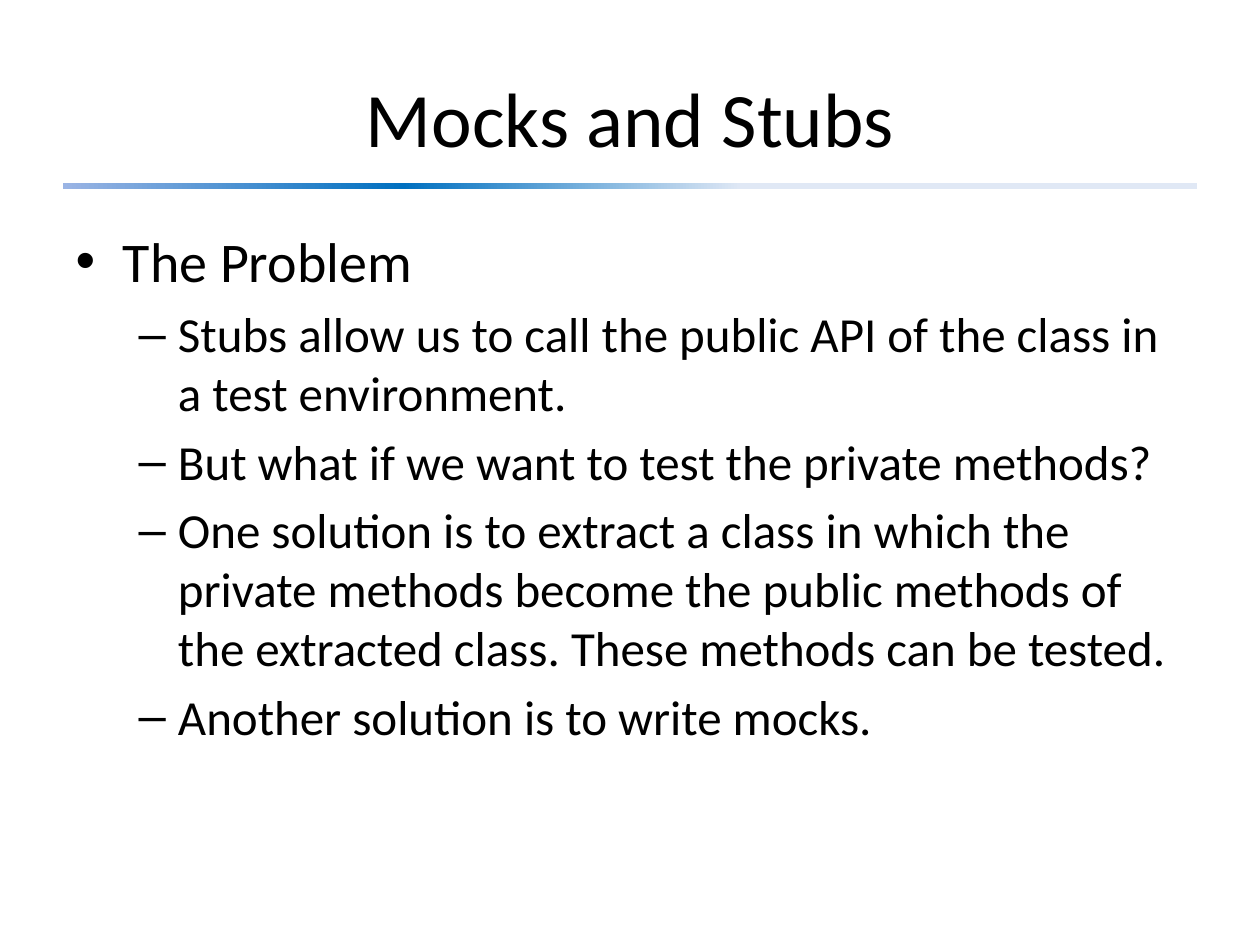
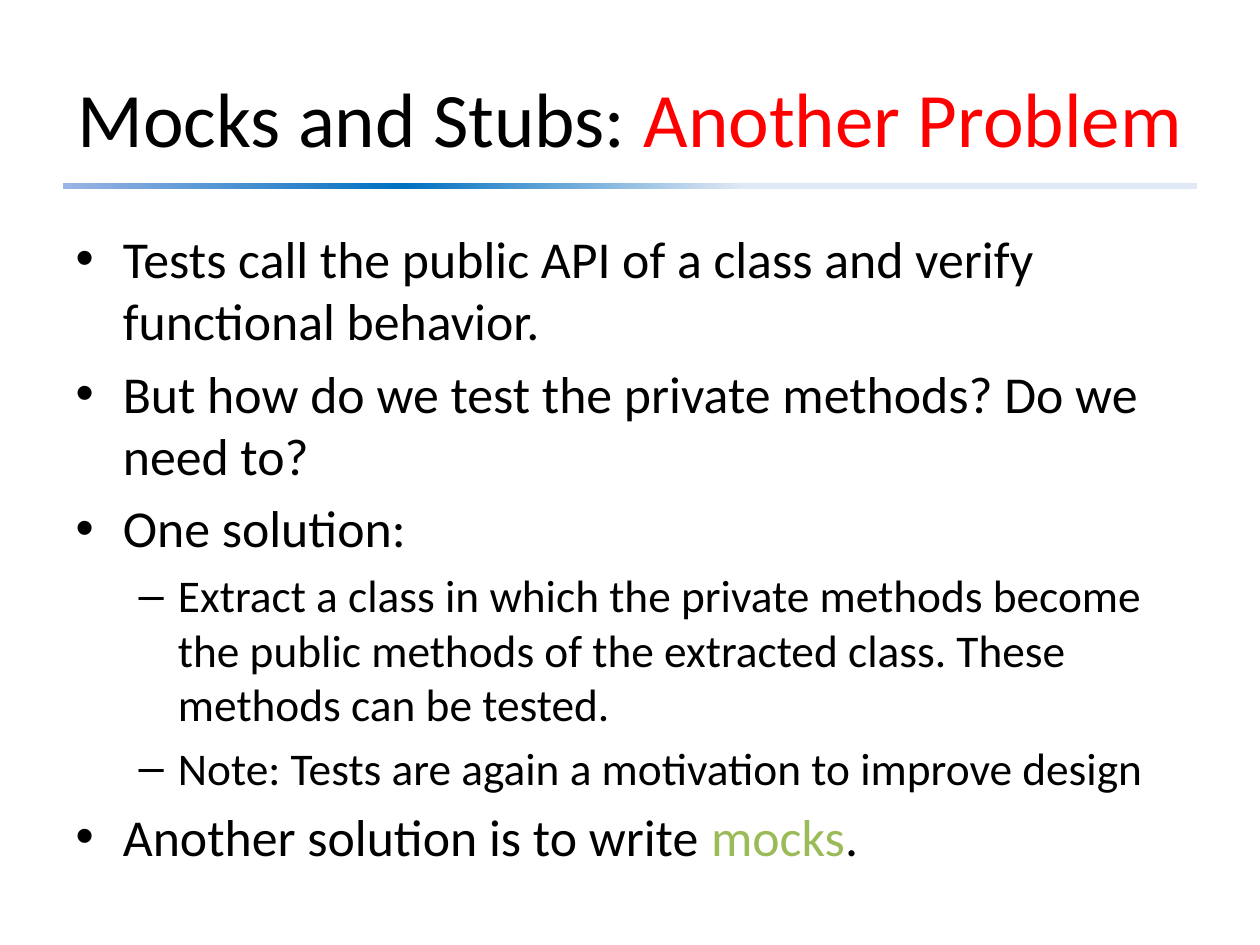
Before and after one commit to david-sackstein/solid-c-cpp, a slide deck: slide 16 of Module 2 - The Importance of Tests.pptx. Drawn at 1260x945 pixels with LibreOffice and Linux fonts; fonts in the diff are those of the drawing. Boxes give left, top, right and bottom in pixels: in the first picture for what was removed or moved away, otherwise in the second. Text is boxed around its words. In the diff, an @@ line names an element or a change of style, - is before the commit and + after.

```diff
--- a/Module 2 - The Importance of Tests.pptx
+++ b/Module 2 - The Importance of Tests.pptx
@@ title at box(77, 93, 1182, 148): text changed @@
-Mocks and Stubs
+Mocks and Stubs: Another Problem
@@ text at box(123, 242, 1142, 793): text changed; size 28 to 25.9 pt @@
-• The Problem
-  – Stubs allow us to call the public API of the class in a test environment.
-  – But what if we want to test the private methods?
-  – One solution is to extract a class in which the private methods become the public methods of the extracted class. These methods can be tested.
+• Tests call the public API of a class and verify functional behavior.
+• But how do we test the private methods? Do we need to?
+• One solution:
+  – Extract a class in which the private methods become the public methods of the extracted class. These methods can be tested.
+  – Note: Tests are again a motivation to improve design
@@ text at box(123, 820, 858, 857): size 28 to 29.6 pt in "Another solution is to write mocks."; text colour #000000 to #9BBB59 in "mocks."; bullet – to •; list level 2 to 1 in "Another solution is to write ..." @@
```
Also in this commit, not shown: 15 other slides changed, 2 slides added, 3 other files.
